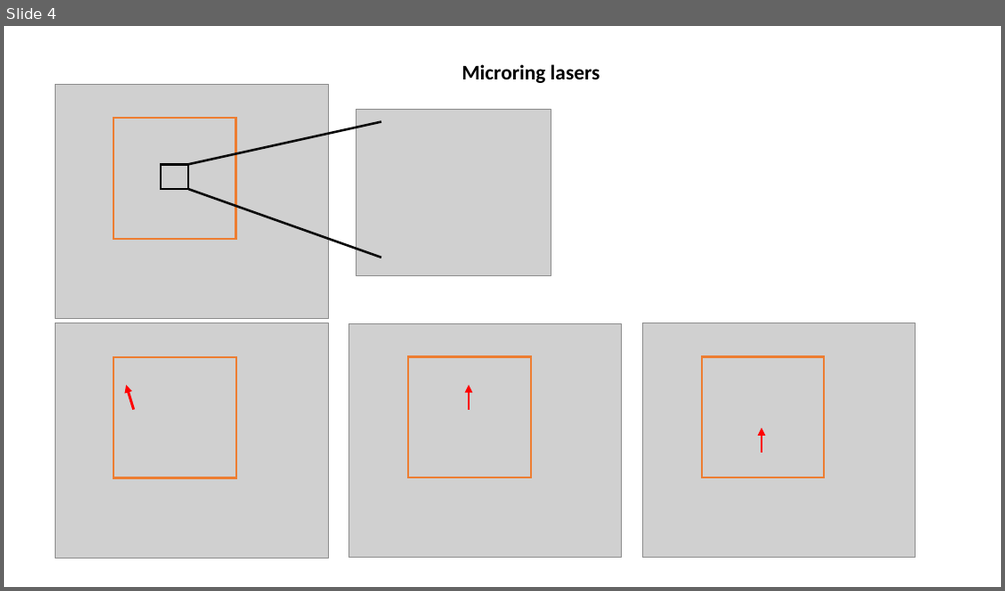
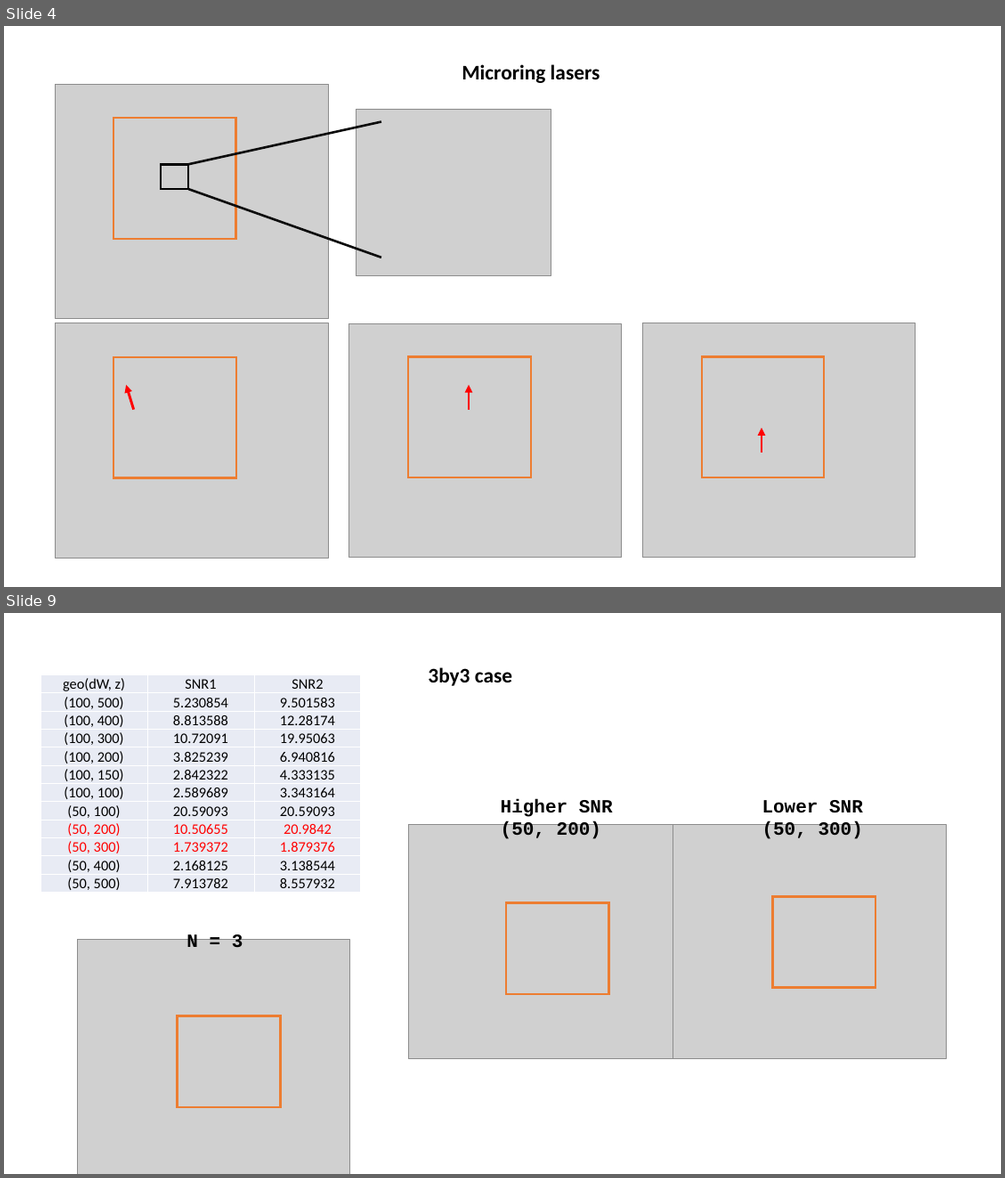
Before and after one commit to minspan199/imaginary-gauge-field, a slide deck: Green Function Method/ring_resonators/“Dynamic” Hologram by Ring Resonators.pptx. Shown one above the other, each under a label of ours: slide 4 before the commit, slides 4 and 9 after it; the slides between them are not shown. The pictures are 1005x591 and 1005x1178 pixels, drawn with LibreOffice and Linux fonts; fonts in the diff are those of the drawing; grey boxes stand for pictures. Boxes give left, top, right and bottom in pixels: in the first picture for what was removed or moved away, otherwise in the second. Text is boxed around its words. In the diff, an @@ line names an element or a change of style, - is before the commit and + after.

```diff
--- a/Green Function Method/ring_resonators/“Dynamic” Hologram by Ring Resonators.pptx
+++ b/Green Function Method/ring_resonators/“Dynamic” Hologram by Ring Resonators.pptx
@@ slide 9 added at (x1=4, y1=613, x2=1001, y2=1174), background #FFFFFF @@
@@ table added at (x1=40, y1=675, x2=362, y2=893), 12 rows, 3 columns @@
+geo(dW, z) | SNR1 | SNR2
+(100, 500) | 5.230854 | 9.501583
+(100, 400) | 8.813588 | 12.28174
+(100, 300) | 10.72091 | 19.95063
+(100, 200) | 3.825239 | 6.940816
+(100, 150) | 2.842322 | 4.333135
+(100, 100) | 2.589689 | 3.343164
+(50, 100) | 20.59093 | 20.59093
+(50, 200) | 10.50655 | 20.9842
+(50, 300) | 1.739372 | 1.879376
+(50, 400) | 2.168125 | 3.138544
+(50, 500) | 7.913782 | 8.557932
@@ text added at (x1=428, y1=667, x2=512, y2=686), 20 pt, text #000000, bold @@
+3by3 case
@@ group added at (x1=409, y1=799, x2=946, y2=1059): 2 pictures, 2 texts @@
+Lower SNR
+(50, 300)
+Higher SNR
+(50, 200)
@@ rectangle added at (x1=506, y1=903, x2=609, y2=995), outline #ED7D31 2.25 pt @@
@@ rectangle added at (x1=773, y1=896, x2=876, y2=988), outline #ED7D31 2.25 pt @@
@@ picture added at (x1=77, y1=940, x2=350, y2=1174) @@
@@ text added at (x1=186, y1=933, x2=243, y2=948), 18 pt, text #000000, bold @@
+N = 3
@@ rectangle added at (x1=178, y1=1016, x2=281, y2=1107), outline #ED7D31 2.25 pt @@
```
Also in this commit, not shown: 2 slides changed, 2 other slides added, 1 slide removed, 3 other files.
